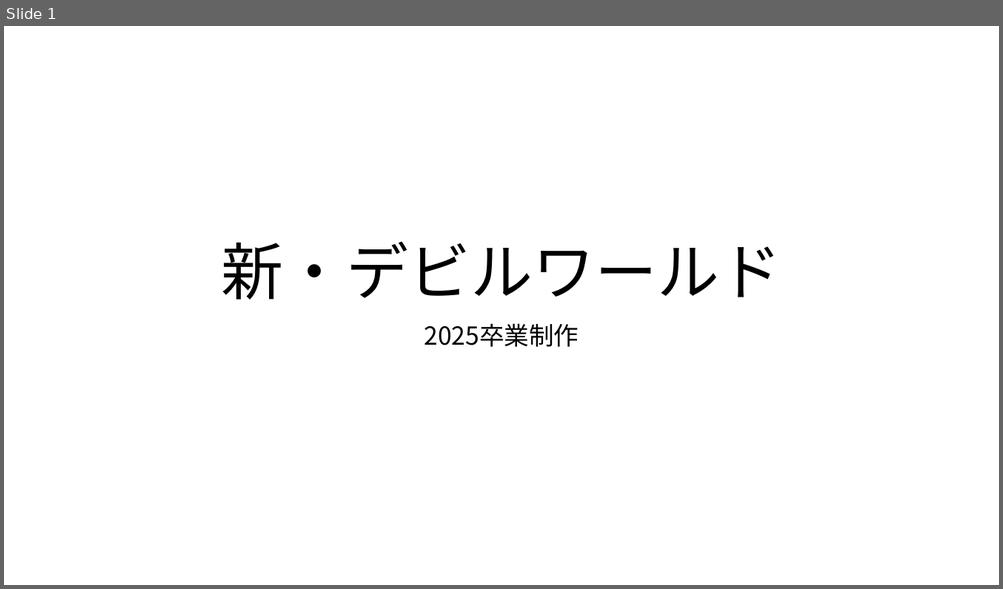
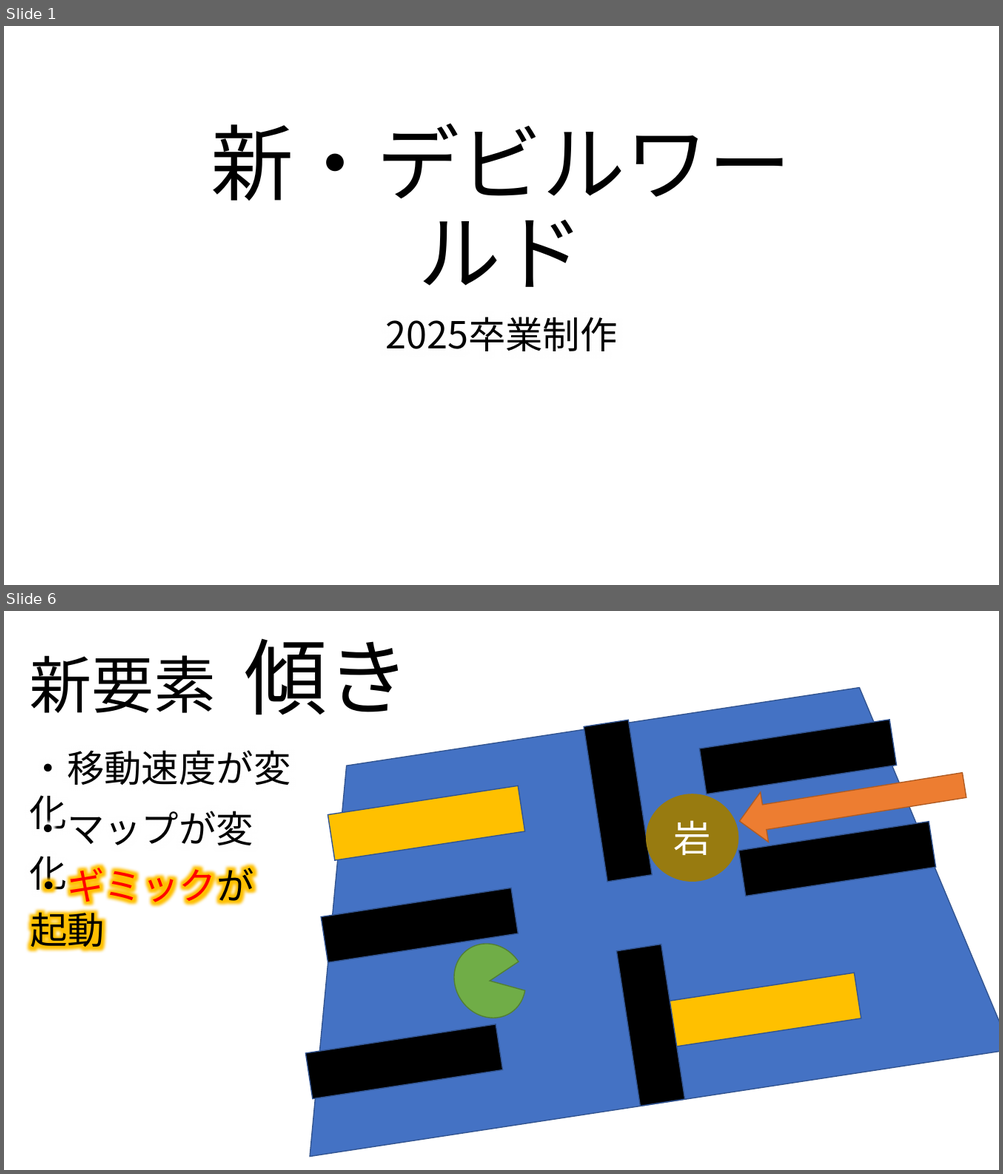
Before and after one commit to TomoyaKanazaki/Graduation, a slide deck: 99_pranning/00_本企画.pptx. Shown one above the other, each under a label of ours: slide 1 before the commit, slides 1 and 6 after it; the slides between them are not shown. The pictures are 1003x589 and 1003x1174 pixels, drawn with LibreOffice and Linux fonts; fonts in the diff are those of the drawing; background and template pictures are left out. Boxes give left, top, right and bottom in pixels: in the first picture for what was removed or moved away, otherwise in the second. Text is boxed around its words. In the diff, an @@ line names an element or a change of style, - is before the commit and + after.

```diff
--- a/99_pranning/00_本企画.pptx
+++ b/99_pranning/00_本企画.pptx
@@ slide 6 added at (4,611,999,1170), background picture (left out) @@
@@ title added at (30,638,410,715), 60 pt, text #000000 @@
+新要素 傾き
@@ trapezoid added at (253,673,999,1157), fill #4472C4, outline #325491 1 pt @@
@@ rectangle added at (583,720,652,881), fill #000000, outline #325491 1 pt @@
@@ rectangle added at (699,720,896,795), fill #000000, outline #325491 1 pt @@
@@ text added at (30,750,291,832), 36 pt, text #000000 @@
+・移動速度が変化
@@ right arrow added at (736,760,968,846), fill #ED7D31, outline #AF5C24 1 pt @@
@@ rectangle added at (327,786,525,861), fill #FFC000, outline #325491 1 pt @@
@@ text added at (30,805,253,895), 36 pt, text #000000 @@
+・マップが変化
@@ ellipse added at (646,794,738,882), fill #987B10, 36 pt, text #FFFFFF @@
+岩
@@ rectangle added at (739,821,936,896), fill #000000, outline #325491 1 pt @@
@@ text added at (30,862,253,954), 36 pt, text #000000 @@
+・ギミックが起動
@@ rectangle added at (321,889,518,963), fill #000000, outline #325491 1 pt @@
@@ pie slice (boxed as its full ellipse) added at (440,931,539,1032), fill #70AD47, outline #538035 1 pt @@
@@ rectangle added at (616,944,685,1106), fill #000000, outline #325491 1 pt @@
@@ rectangle added at (664,973,862,1048), fill #FFC000, outline #325491 1 pt @@
@@ rectangle added at (305,1025,503,1100), fill #000000, outline #325491 1 pt @@
@@ slide 1 changed as well @@
@@ title "新・デビルワールド": place and size @@
-title "新・デビルワールド" at (222,241,781,300)
+title "新・デビルワールド" at (211,124,791,287)
@@ title "新・デビルワールド" at (211,124,791,287): size 60 to 80 pt @@
@@ subtitle "2025卒業制作": place and size @@
-subtitle "2025卒業制作" at (424,323,578,347)
+subtitle "2025卒業制作" at (385,317,617,352)
@@ subtitle "2025卒業制作" at (385,317,617,352): size 24 to 36 pt @@
```
Also in this commit, not shown: 2 other slides changed, 2 other slides added, 2 slides removed.
